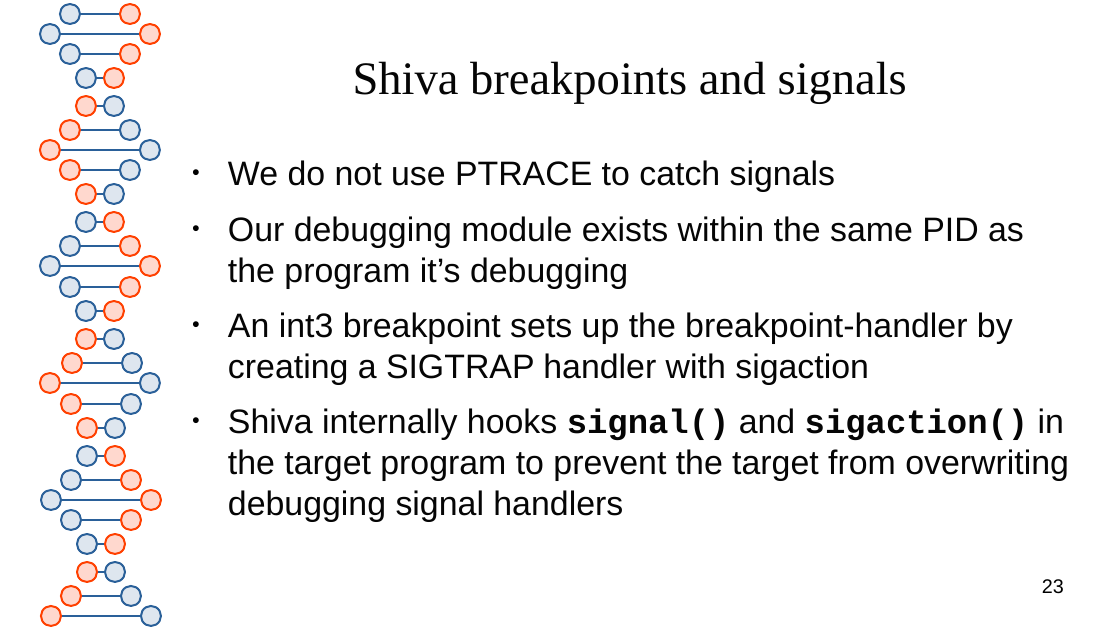
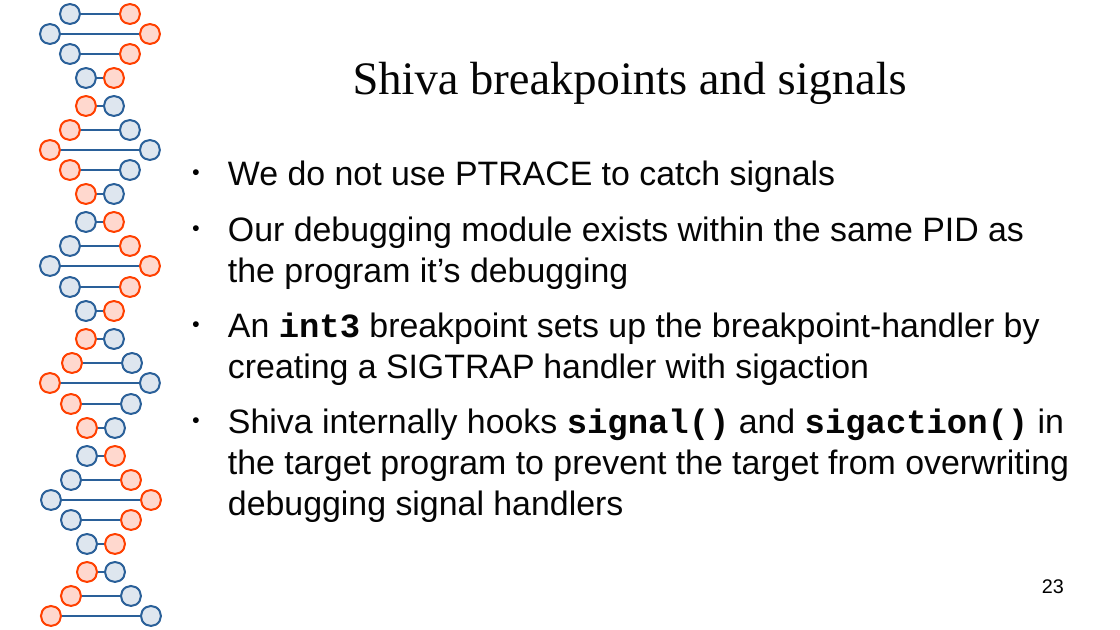
Before and after one commit to elfmaster/shiva, a slide deck: slide 23 of presentation/shiva_runtime.odp. Drawn at 1120x630 pixels with LibreOffice and Linux fonts; fonts in the diff are those of the drawing. Boxes give left, top, right and bottom in pixels: in the first picture for what was removed or moved away, otherwise in the second. Text is boxed around its words. In the diff, an @@ line names an element or a change of style, - is before the commit and + after.

```diff
--- a/presentation/shiva_runtime.odp
+++ b/presentation/shiva_runtime.odp
@@ text at [228, 312, 1040, 385]: font Arial to Courier New, bold on in "int3" @@
```
Also in this commit, not shown: 8 other slides changed, 9 slides added, 1 other file.
